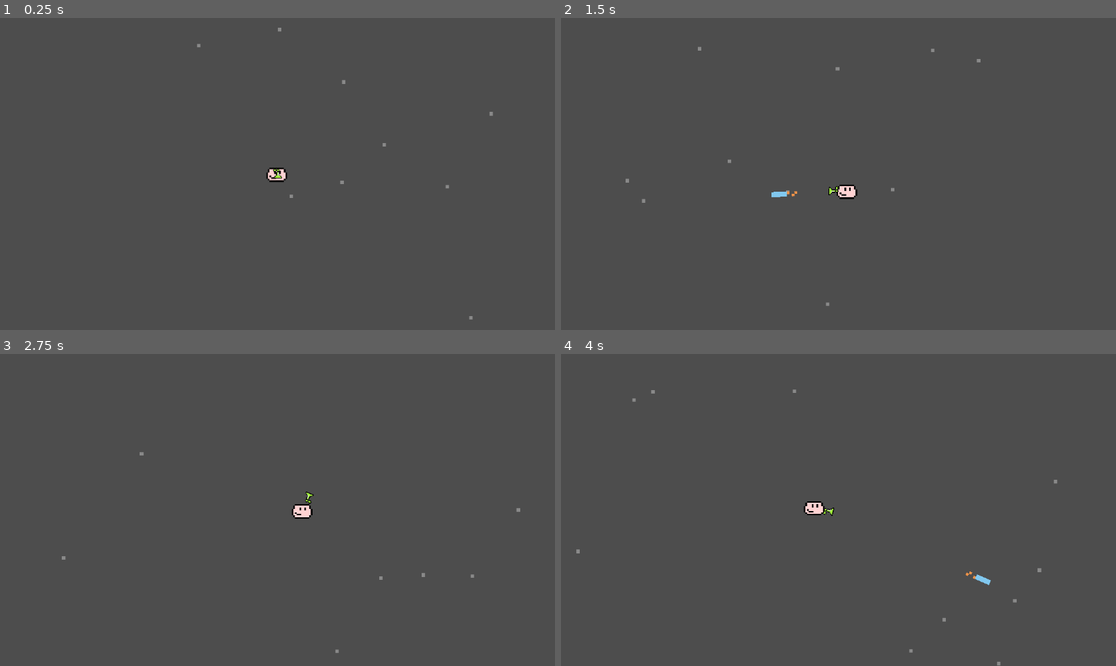
Above: before the commit, frames 1-4 (two rows, left to right).
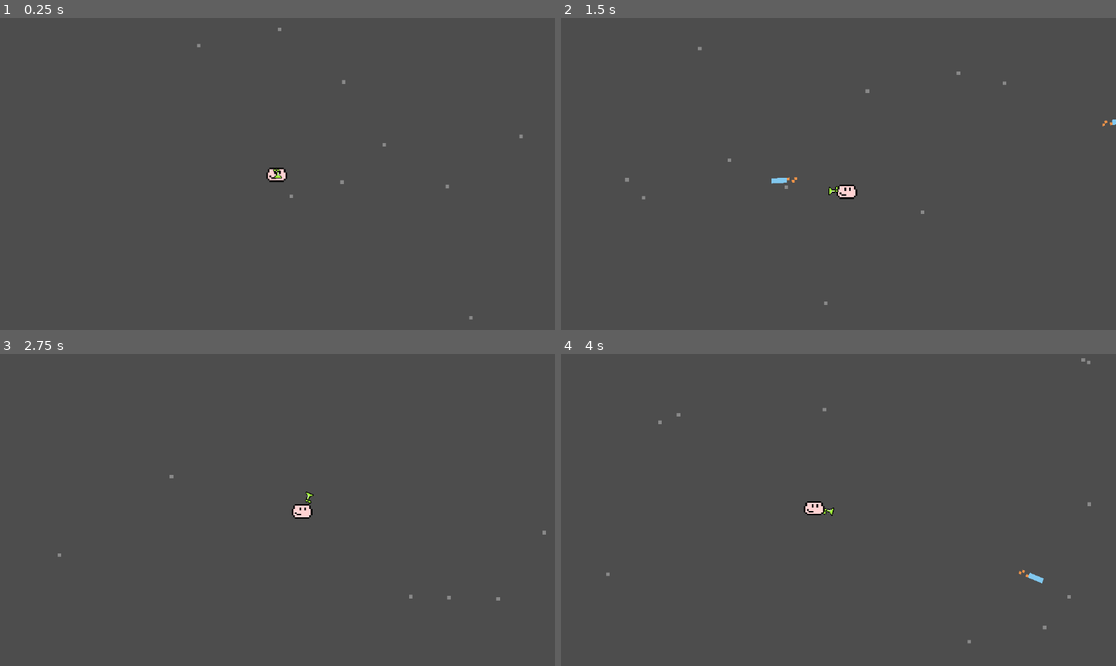
Above: after the commit, the same moments.

Repository: S0nter/azamnoyer
Game: Godot game, scene res://scenes/Main.tscn
The game is run twice, just before and just after one commit, with the same random seed, the same clock (stepped at 60 frames per second) and the same inputs.
Inputs (mouse positions are in pixels of both pictures, inside the frame that each line leads up to):
- Up to frame 1 (0.25 s): no input
- Up to frame 2 (1.5 s): tap Enter at 0.5 s; move the mouse to (960, 158) at 0.52 s; hold D (right) 0.53-1.28 s; hold Space (shoot) 0.53-1.28 s; move the mouse to (727, 189) at 1.27 s; hold S (down) from 1.28 s (still down); tap Space (shoot) at 1.35 s
- Up to frame 3 (2.75 s): move the mouse to (333, 441) at 2.02 s; release S (down) at 2.03 s; hold D (right) from 2.03 s (still down); hold Space (shoot) from 2.03 s (still down)
- Up to frame 4 (4 s): move the mouse to (810, 572) at 2.77 s; release D (right) at 2.78 s; release Space (shoot) at 2.78 s; hold W (up) 2.78-3.53 s; tap Space (shoot) at 2.85 s; move the mouse to (1005, 556) at 3.52 s; hold A (left) from 3.53 s (still down); hold Space (shoot) from 3.53 s (still down)

The runs differ from the first frame. In frame 1, less than 0.1% of the frame differs, in the area x 61-95%, y 30-54%; in frame 2, 0.3%; in frame 3, 0.1%; in frame 4, 0.3%, in the area x 2-96%, y 1-100%.

Commit message:
Improve movement system, minor fixes

Diff:
--- a/scenes/Main.tscn
+++ b/scenes/Main.tscn
@@ -1,7 +1,8 @@
-[gd_scene load_steps=5 format=3 uid="uid://d380qow6e4h8c"]
+[gd_scene load_steps=6 format=3 uid="uid://d380qow6e4h8c"]
 
 [ext_resource type="Script" path="res://scripts/Camera.gd" id="1_3udac"]
 [ext_resource type="Texture2D" uid="uid://bgu0hhrknrnmu" path="res://assets/arrow_ui.png" id="1_ui35r"]
+[ext_resource type="Script" path="res://scripts/ash.gd" id="2_trv1c"]
 [ext_resource type="Texture2D" uid="uid://cum12osav6u0k" path="res://assets/arrow_ui_pressed.png" id="2_xn0a4"]
 [ext_resource type="PackedScene" uid="uid://bfi3ftfw1xspy" path="res://scenes/Player.tscn" id="3_o3mnl"]
 
@@ -13,6 +14,26 @@
 position_smoothing_enabled = true
 editor_draw_drag_margin = true
 script = ExtResource("1_3udac")
+
+[node name="Ash particles" type="CPUParticles2D" parent="."]
+texture_filter = 1
+position = Vector2(568, 0)
+amount = 32
+lifetime = 7.0
+preprocess = 3.0
+emission_shape = 3
+emission_rect_extents = Vector2(1, 500)
+direction = Vector2(-1, 0)
+spread = 15.0
+gravity = Vector2(0, 0)
+initial_velocity_min = 200.0
+initial_velocity_max = 200.0
+radial_accel_min = -15.0
+radial_accel_max = 51.67
+scale_amount_min = 7.29
+scale_amount_max = 7.29
+color = Color(1, 1, 1, 0.337255)
+script = ExtResource("2_trv1c")
 
 [node name="UI" type="CanvasLayer" parent="."]
 
@@ -77,22 +98,3 @@
 [node name="Player" parent="." instance=ExtResource("3_o3mnl")]
 z_index = 1
 position = Vector2(80, 45)
-
-[node name="Ash particles" type="CPUParticles2D" parent="Player"]
-texture_filter = 1
-position = Vector2(488, -45)
-amount = 32
-lifetime = 7.0
-preprocess = 3.0
-emission_shape = 3
-emission_rect_extents = Vector2(1, 500)
-direction = Vector2(-1, 0)
-spread = 15.0
-gravity = Vector2(0, 0)
-initial_velocity_min = 200.0
-initial_velocity_max = 200.0
-radial_accel_min = -15.0
-radial_accel_max = 51.67
-scale_amount_min = 7.29
-scale_amount_max = 7.29
-color = Color(1, 1, 1, 0.337255)
--- a/scripts/Gun.gd
+++ b/scripts/Gun.gd
@@ -2,7 +2,8 @@
 
 var fun_allowed = false
 
-@onready var player: CharacterBody2D = $"../../Player"
+@onready var player: CharacterBody2D = get_tree().get_root().get_node("Main/Player")
+
 @onready var end_of_gun = $"Muzzle"
 
 var Bullet = preload("res://scenes/bullet.tscn")
@@ -18,19 +19,22 @@
 
 func _process(delta):
 	var mouse = get_global_mouse_position()
+	aim_point = mouse
+
 	if Input.is_action_just_pressed("shoot") and not fun_allowed or \
 		fun_allowed and Input.is_action_pressed("shoot"):
 		shoot()
 
-	# FIXME: we should rotate around player and look at mouse
-	#global_transform = player.global_transform * Transform2D().translated(offset_of_player.rotated(get_angle_to(get_global_mouse_position())))
-	#global_position = get_global_mouse_position()
-	if distance(mouse, player.global_position) <= offset_of_player:
+	if fun_allowed:
+		global_transform = player.global_transform * Transform2D().translated(Vector2(offset_of_player, offset_of_player).rotated(get_angle_to(mouse)))
+		## disable look_at(...) ##
+		aim_point = global_position 	# uncontrollable in all directions
+		#aim_point = position        	# swirl
+	elif distance(mouse, player.global_position) <= offset_of_player:
 		global_position = mouse
 		aim_point = player.position
 	else:
 		global_position = player.global_position + (mouse - player.global_position).normalized() * offset_of_player
-		aim_point = mouse
 	look_at(aim_point)
 
 
@@ -41,6 +45,6 @@
 
 func shoot():
 	var bullet = Bullet.instantiate()
-	owner.add_child(bullet)
+	get_tree().get_root().add_child(bullet)
 	bullet.global_transform = end_of_gun.global_transform
 	bullet.look_at(aim_point)
--- a/scripts/Player.gd
+++ b/scripts/Player.gd
@@ -7,21 +7,9 @@
 
 
 func _process(delta: float) -> void:
-	var movement_direction := Vector2.ZERO
+	var movement_direction = Input.get_vector("left", "right", "up", "down").normalized()
+	velocity = movement_direction * speed
 
-	# FIXME: normalize this:
-	if Input.is_action_pressed("up"):
-		movement_direction.y = -1
-	if Input.is_action_pressed("down"):
-		movement_direction.y = 1
-	if Input.is_action_pressed("left"):
-		movement_direction.x = -1
-	if Input.is_action_pressed("right"):
-		movement_direction.x = 1
-
-
-	movement_direction = movement_direction.normalized()
-	velocity = movement_direction * speed
 	move_and_slide()
 
 	#look_at(get_global_mouse_position())
--- /dev/null
+++ b/scripts/ash.gd
@@ -0,0 +1,12 @@
+extends CPUParticles2D
+
+@onready var player: CharacterBody2D = get_tree().get_root().get_node("Main/Player")
+
+# Called when the node enters the scene tree for the first time.
+func _ready():
+	pass # Replace with function body.
+
+
+# Called every frame. 'delta' is the elapsed time since the previous frame.
+func _process(delta):
+	global_position = player.position + Vector2(550, 0)
--- a/ui.tscn
+++ /dev/null
@@ -1,57 +0,0 @@
-[gd_scene load_steps=3 format=3 uid="uid://lh4mt8f7xqlh"]
-
-[ext_resource type="Texture2D" uid="uid://bgu0hhrknrnmu" path="res://arrow_ui.png" id="1_ownvc"]
-[ext_resource type="Texture2D" uid="uid://cum12osav6u0k" path="res://arrow_ui_pressed.png" id="2_s1ctc"]
-
-[node name="Control" type="Control"]
-layout_direction = 2
-layout_mode = 3
-anchors_preset = 2
-anchor_top = 1.0
-anchor_bottom = 1.0
-grow_vertical = 0
-
-[node name="CanvasLayer" type="CanvasLayer" parent="."]
-
-[node name="TouchScreenButton" type="TouchScreenButton" parent="CanvasLayer"]
-texture_filter = 1
-position = Vector2(466, 451)
-rotation = 1.57079
-scale = Vector2(10, 10)
-texture_normal = ExtResource("1_ownvc")
-texture_pressed = ExtResource("2_s1ctc")
-passby_press = true
-action = "right"
-visibility_mode = 1
-
-[node name="TouchScreenButton4" type="TouchScreenButton" parent="CanvasLayer"]
-texture_filter = 1
-position = Vector2(64, 576)
-rotation = -1.57079
-scale = Vector2(10, 10)
-texture_normal = ExtResource("1_ownvc")
-texture_pressed = ExtResource("2_s1ctc")
-passby_press = true
-action = "left"
-visibility_mode = 1
-
-[node name="TouchScreenButton2" type="TouchScreenButton" parent="CanvasLayer"]
-texture_filter = 1
-position = Vector2(329, 579)
-rotation = 3.14159
-scale = Vector2(10, 10)
-texture_normal = ExtResource("1_ownvc")
-texture_pressed = ExtResource("2_s1ctc")
-passby_press = true
-action = "down"
-visibility_mode = 1
-
-[node name="TouchScreenButton3" type="TouchScreenButton" parent="CanvasLayer"]
-texture_filter = 1
-position = Vector2(200, 314)
-scale = Vector2(10, 10)
-texture_normal = ExtResource("1_ownvc")
-texture_pressed = ExtResource("2_s1ctc")
-passby_press = true
-action = "up"
-visibility_mode = 1
